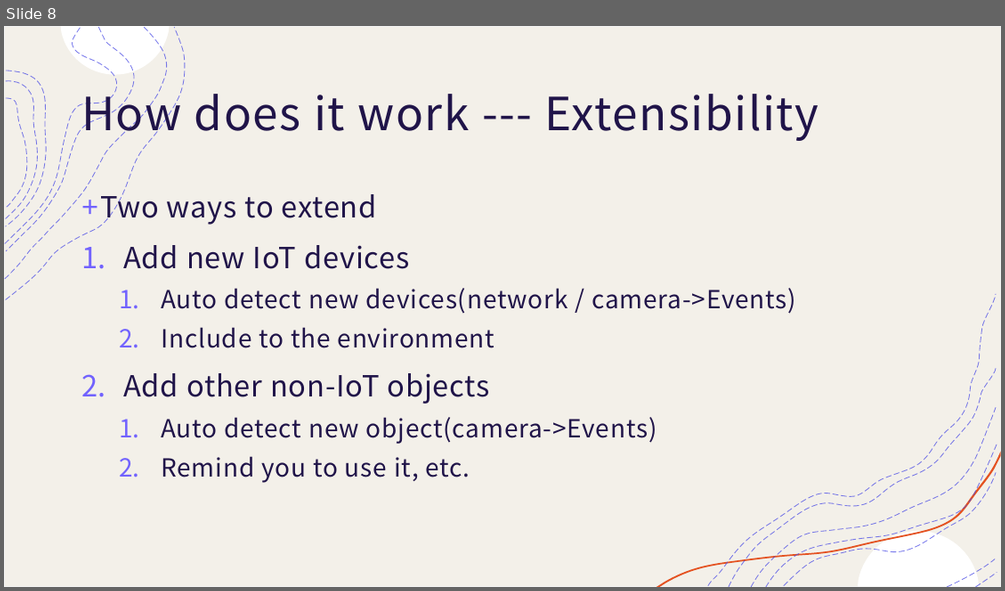
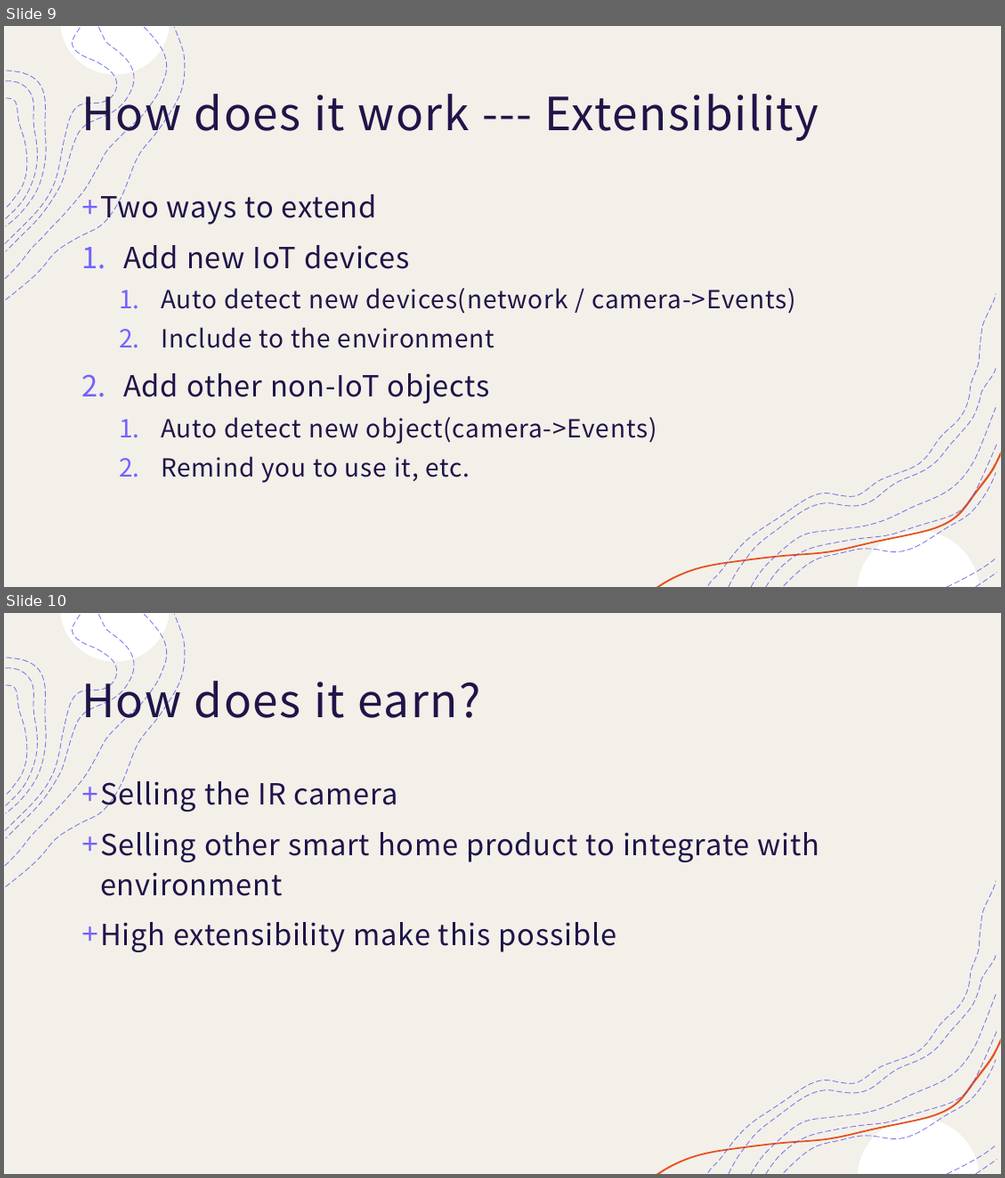
Before and after one commit to smarttommyau/aiot_bedroom, a slide deck: project_documents/AIOT bedroom.pptx. Shown one above the other, each under a label of ours: slide 8 before the commit, slides 9 and 10 after it. The pictures are 1005x591 and 1005x1178 pixels, drawn with LibreOffice and Linux fonts; fonts in the diff are those of the drawing. Boxes give left, top, right and bottom in pixels: in the first picture for what was removed or moved away, otherwise in the second. Text is boxed around its words. In the diff, an @@ line names an element or a change of style, - is before the commit and + after.

```diff
--- a/project_documents/AIOT bedroom.pptx
+++ b/project_documents/AIOT bedroom.pptx
@@ slide 10 added at [4,613,1001,1174], background #FFFFFF; not listed: 18 template elements that a slide beside it also shows @@
@@ title added at [81,671,481,729], 44 pt, text #201449 @@
+How does it earn?
@@ text added at [100,776,820,952], 28 pt, text #201449 @@
++ Selling the IR camera
++ Selling other smart home product to integrate with environment
++ High extensibility make this possible
@@ what was slide 8 is now slide 9 @@
```
Also in this commit, not shown: 2 slides changed, 1 other slide added.
